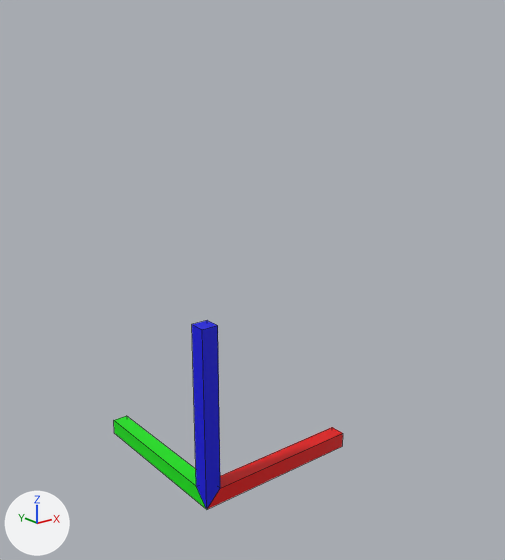
What one commit did to the Blender file assets/axes.blend.
Both versions are drawn from a 50 mm camera at (-39.8, -57.9, 47.9) aimed at (23.8, 21.7, 16.1). Every picture has the same lights, and +X, +Y and +Z are marked at lower left. Mesh edges are drawn as thin lines.
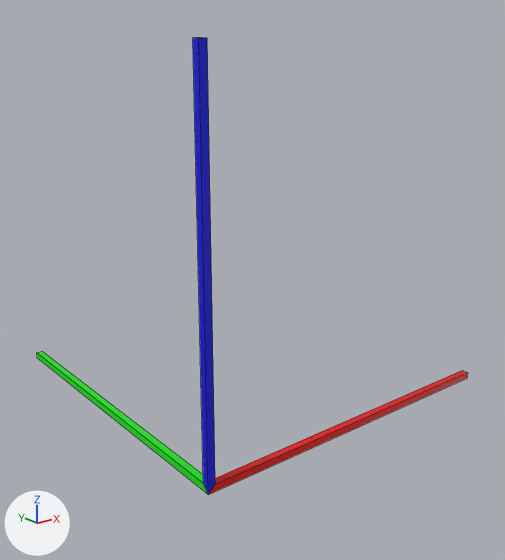
Commit message: New model for axes

Changed parts and their boxes [x1, y1, x2, y2] in the pictures (505 x 560 px):
'Cube', reshaped (88% wider, 140% taller): before [114, 320, 343, 510]; after [37, 37, 468, 495]

What changed in the scene script:
```text
Change me_cube_003:
    where me_cube_003.from_pydata(...)  # 17 vertices, 15 faces; spans x -1.0..21.0, y -1.0..21.0, z -1.0..21.0
    used by ob_cube; location = (0.0, 0.0, 0.0)
    me_cube_003 part 1
    me_cube_003.vertices[0].co: (-1.0, -1.0, -1.0) -> (0.0, 0.0, 0.0)  # pixel (206, 509) -> pixel (208, 494)
    me_cube_003.vertices[1].co: (-1.0, 1.0, 1.0) -> (0.0, 1.0, 1.0)  # pixel (196, 486) -> pixel (203, 483)
    me_cube_003.vertices[2].co: (1.0, -1.0, 1.0) -> (1.0, 0.0, 1.0)  # pixel (220, 488) -> pixel (215, 484)
    me_cube_003.vertices[3].co: (1.0, 1.0, -1.0) -> (1.0, 1.0, 0.0)
    me_cube_003.vertices[5].co: (-1.0, 21.0, -1.0) -> (0.0, 50.0, 0.0)  # pixel (114, 433) -> pixel (37, 358)
    me_cube_003.vertices[6].co: (-1.0, 21.0, 1.0) -> (0.0, 50.0, 1.0)  # pixel (113, 420) -> pixel (36, 352)
    me_cube_003.vertices[7].co: (1.0, 21.0, 1.0) -> (1.0, 50.0, 1.0)  # pixel (126, 415) -> pixel (42, 351)
    me_cube_003.vertices[8].co: (1.0, 21.0, -1.0) -> (1.0, 50.0, 0.0)
    me_cube_003.vertices[9].co: (21.0, 1.0, -1.0) -> (50.0, 1.0, 0.0)
    me_cube_003.vertices[10].co: (21.0, 1.0, 1.0) -> (50.0, 1.0, 1.0)  # pixel (332, 427) -> pixel (462, 370)
    me_cube_003.vertices[11].co: (21.0, -1.0, 1.0) -> (50.0, 0.0, 1.0)  # pixel (342, 433) -> pixel (467, 372)
    me_cube_003.vertices[12].co: (21.0, -1.0, -1.0) -> (50.0, 0.0, 0.0)  # pixel (342, 446) -> pixel (467, 378)
    me_cube_003.vertices[13].co: (1.0, 1.0, 21.0) -> (1.0, 1.0, 50.0)  # pixel (207, 320) -> pixel (201, 37)
    me_cube_003.vertices[14].co: (-1.0, 1.0, 21.0) -> (0.0, 1.0, 50.0)  # pixel (191, 324) -> pixel (192, 37)
    me_cube_003.vertices[15].co: (-1.0, -1.0, 21.0) -> (0.0, 0.0, 50.0)  # pixel (202, 329) -> pixel (198, 37)
    me_cube_003.vertices[16].co: (1.0, -1.0, 21.0) -> (1.0, 0.0, 50.0)  # pixel (217, 325) -> pixel (207, 37)
```
